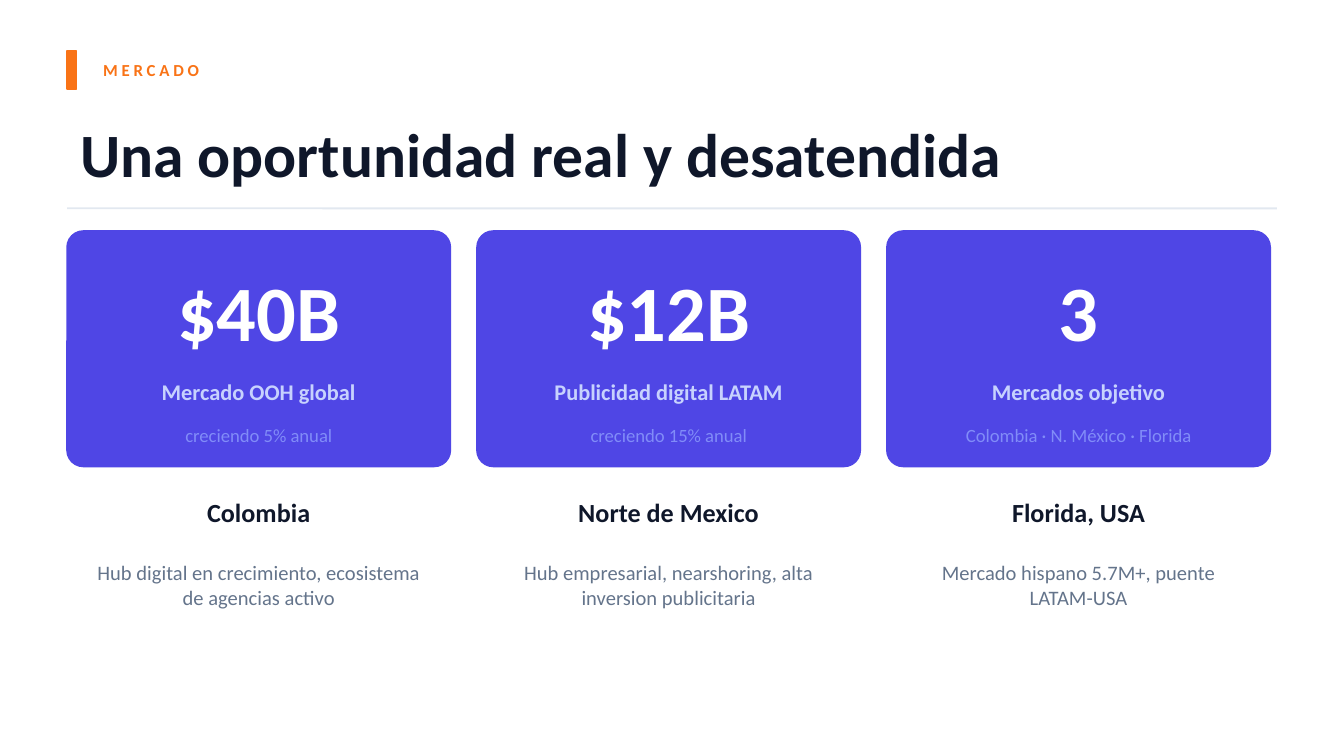
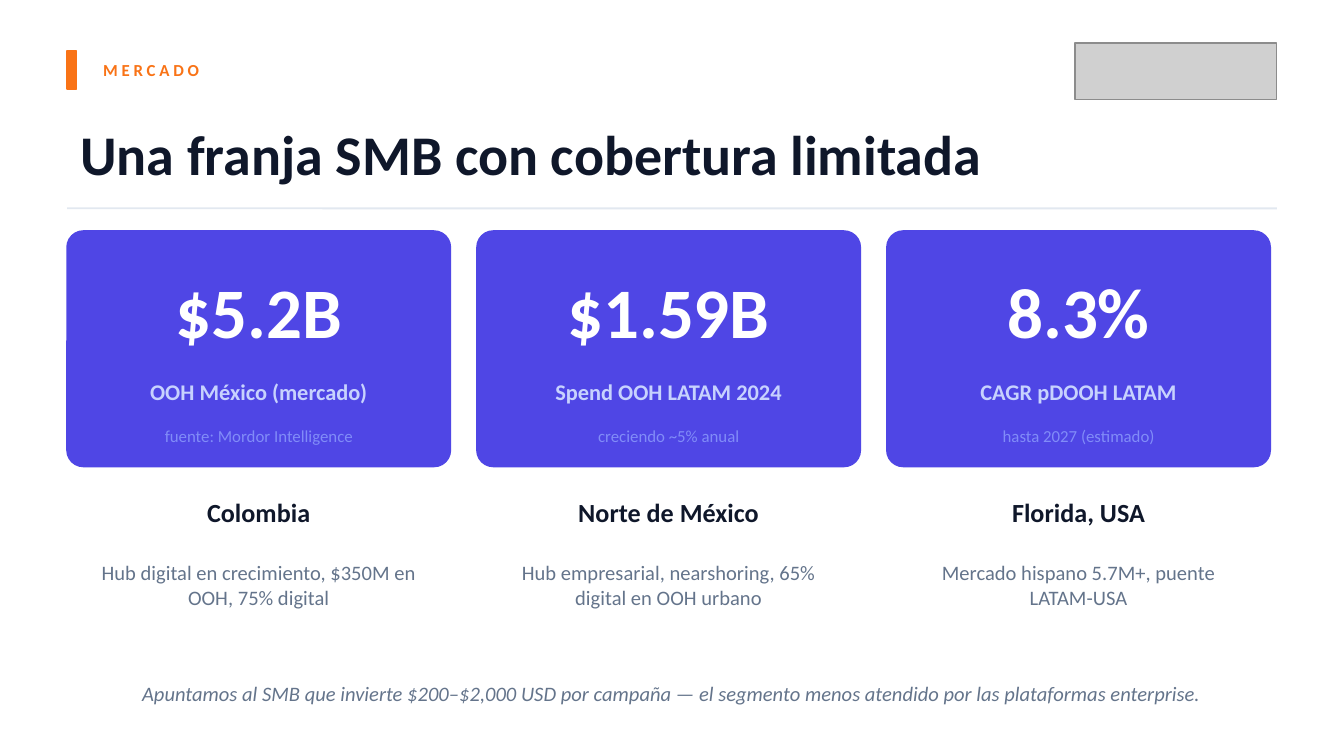
Before and after one commit to SpotU-online-org/spotu-webapp, a slide deck: slide 6 of docs/SpotU_Presentacion.pptx. Drawn at 1344x756 pixels with LibreOffice and Linux fonts; fonts in the diff are those of the drawing; grey boxes stand for pictures. Boxes give left, top, right and bottom in pixels: in the first picture for what was removed or moved away, otherwise in the second. Text is boxed around its words. In the diff, an @@ line names an element or a change of style, - is before the commit and + after.

```diff
--- a/docs/SpotU_Presentacion.pptx
+++ b/docs/SpotU_Presentacion.pptx
@@ picture added at (x1=1075, y1=43, x2=1277, y2=99) @@
@@ text at (x1=80, y1=135, x2=981, y2=185): text changed; size 33 to 30 pt @@
-Una oportunidad real y desatendida
+Una franja SMB con cobertura limitada
@@ text at (x1=175, y1=291, x2=341, y2=346): text changed; size 42 to 38 pt @@
-$40B
+$5.2B
@@ text at (x1=567, y1=291, x2=769, y2=346): text changed; size 42 to 38 pt @@
-$12B
+$1.59B
@@ text at (x1=1007, y1=289, x2=1149, y2=339): text changed; size 42 to 38 pt @@
-3
+8.3%
@@ text at (x1=150, y1=383, x2=367, y2=403): text changed @@
-Mercado OOH global
+OOH México (mercado)
@@ text at (x1=555, y1=384, x2=781, y2=404): text changed @@
-Publicidad digital LATAM
+Spend OOH LATAM 2024
@@ text at (x1=980, y1=385, x2=1177, y2=404): text changed @@
-Mercados objetivo
+CAGR pDOOH LATAM
@@ text at (x1=165, y1=430, x2=353, y2=445): text changed; size 10 to 9 pt @@
-creciendo 5% anual
+fuente: Mordor Intelligence
@@ text at (x1=598, y1=430, x2=740, y2=442): text changed; size 10 to 9 pt @@
-creciendo 15% anual
+creciendo ~5% anual
@@ text at (x1=1003, y1=430, x2=1155, y2=444): text changed; size 10 to 9 pt @@
-Colombia · N. México · Florida
+hasta 2027 (estimado)
@@ text at (x1=578, y1=503, x2=759, y2=523): text changed @@
-Norte de Mexico
+Norte de México
@@ text at (x1=102, y1=566, x2=415, y2=609): text changed @@
-Hub digital en crecimiento, ecosistema de agencias activo
+Hub digital en crecimiento, $350M en OOH, 75% digital
@@ text at (x1=522, y1=566, x2=815, y2=609): text changed @@
-Hub empresarial, nearshoring, alta inversion publicitaria
+Hub empresarial, nearshoring, 65% digital en OOH urbano
@@ text added at (x1=142, y1=687, x2=1199, y2=705), 11 pt, text #64748B, italic @@
+Apuntamos al SMB que invierte $200–$2,000 USD por campaña — el segmento menos atendido por las plataformas enterprise.
```
Also in this commit, not shown: 8 other slides changed, 4 slides added, 3 slides removed, 13 other files.
